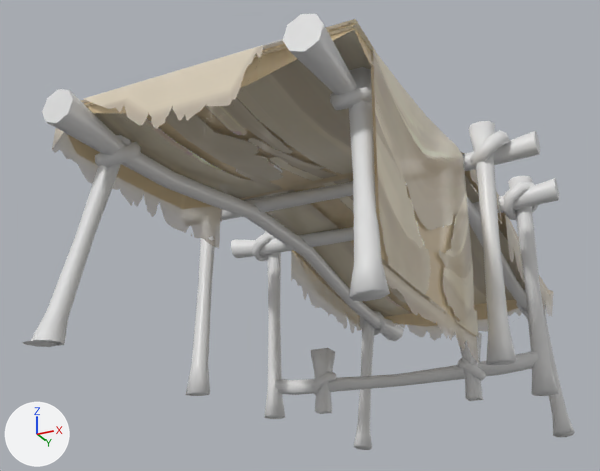
The FBX model PFATAL/Assets/_Graph/Meshes/Enviro/props/msh_tent_big.fbx as it was, and as the next commit left it.
The view is the same before and after, from a 50 mm camera at (2.92, -7.35, -1.56) aimed at (-0.51, -0.48, 1.54). Arrows for +X, +Y and +Z are at lower left; the lights stay in place. The picture after the commit comes second. Objects named as collision shapes, trigger or cutter boxes, shadow casters or lower levels of detail are left out. Where no turn or scale is listed for an object, it has been applied to the vertices. Vertices at exactly the same position are counted once.

Script lines for the objects in view, before the commit:
```python
me_msh_tent_big = bpy.data.meshes.new('msh_tent_big')
me_msh_tent_big.from_pydata(...)  # 1369 vertices, 1214 faces; spans x -1.88..1.88, y -3.44..3.44, z -0.1..2.2
# faces by material slot: [1034, 69, 111]
me_msh_tent_big.materials.append(mat_m_trimsheet_wood)  # white #e7e7e7
me_msh_tent_big.materials.append(mat_m_tilling_sheet)  # picture img_tex_tiling_sheet_png
me_msh_tent_big.materials.append(mat_m_atlastrim_shiet)
ob_msh_tent_big = bpy.data.objects.new('msh_tent_big', me_msh_tent_big)
ob_msh_tent_big.location = (0.0, 0.0, 0.0)
```
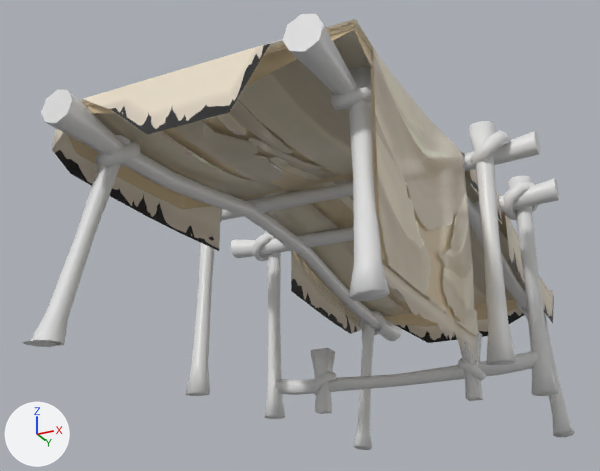
Location of each change, [x1, y1, x2, y2] in pixels of the pictures (600 x 471 px; the box of a moved part takes in the faces that stretch with it):
part 1 of me_msh_tent_big, moved or reshaped: before [42, 25, 525, 317]; after [41, 25, 525, 341]
part 2 of me_msh_tent_big, recoloured: [52, 42, 554, 340] in both

Patch to the scene script:
```diff
--- a/PFATAL/Assets/_Graph/Meshes/Enviro/props/msh_tent_big.fbx.py
+++ b/PFATAL/Assets/_Graph/Meshes/Enviro/props/msh_tent_big.fbx.py
@@ mat_m_atlastrim_shit_opaque @@
+mat_m_atlastrim_shit_opaque = principled_material('m_atlastrim_shit_opaque')
+mat_m_atlastrim_shit_opaque.texture = img_tex_trim_atlas_sheet_png
@@ me_msh_tent_big @@
 # used by ob_msh_tent_big; location = (0.0, 0.0, 0.0)
-me_msh_tent_big.from_pydata(...)  # 1369 vertices, 1214 faces; spans x -1.88..1.88, y -3.44..3.44, z -0.1..2.2
+me_msh_tent_big.from_pydata(...)  # 1385 vertices, 1230 faces; spans x -1.88..1.88, y -3.44..3.44, z -0.1..2.2
+# me_msh_tent_big part 1
+# 9 vertices are removed from x -0.98..1.07, y 0.64..3.44, z 1.58..1.92
+# 57 faces are deleted
+# 21 vertices in x -1.11..-0.86, y -3.44..-1.34, z 1.43..1.79 move by (-0.01, 0.0, 0.0)
+# 5 vertices in x -1.06..-0.9, y 2.74, z 1.49..1.62 move by (-0.03, -0.7, 0.05)
+# 4 vertices in x -1.06..-0.9, y 1.34, z 1.7..1.79 move by (-0.03, -0.7, 0.13)
+# 3 vertices in x -1.05..-0.98, y 2.74, z 1.46..1.59 move by (-0.02, -0.7, 0.05)
+# 3 vertices in x -1.06..-0.93, y 2.04, z 1.58..1.67 move by (-0.03, -0.7, 0.12)
+# 3 vertices in x -1.08..-1.0, y -0.64, z 1.76..1.83 move by (-0.01, -0.02, 0.01)
+# 42 vertices move from x -1.15..-0.84, y -3.44..3.44, z 1.43..1.92 to x -1.15..-0.93, y -3.44..2.74, z 1.46..1.92
+# 17 vertices are added at x -1.15..1.06, y 0.01..3.44, z 1.43..1.92
+# 8 new vertices lie (0.0, 0.65, 0.0) away from vertices in x 0.91..1.06, y -0.64..0.01, z 1.77..1.92
+# 40 new faces join them, mat_m_trimsheet_wood (white #e7e7e7)
+# 33 new faces join them, mat_m_atlastrim_shiet
+# me_msh_tent_big part 2: 23 faces spanning x -1.29..1.28, y -3.42..3.35, z 1.27..2.04 switch from mat_m_atlastrim_shiet to mat_m_atlastrim_shit_opaque (picture img_tex_trim_atlas_sheet_png)
 me_msh_tent_big.materials.append(mat_m_trimsheet_wood)
```
